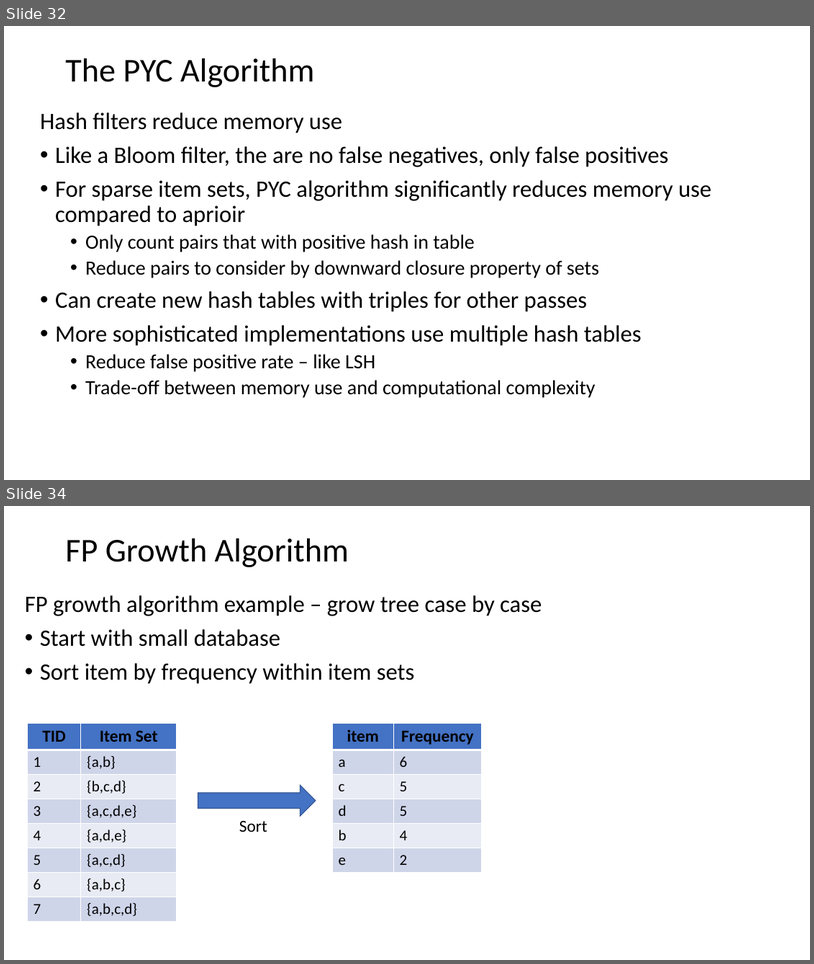
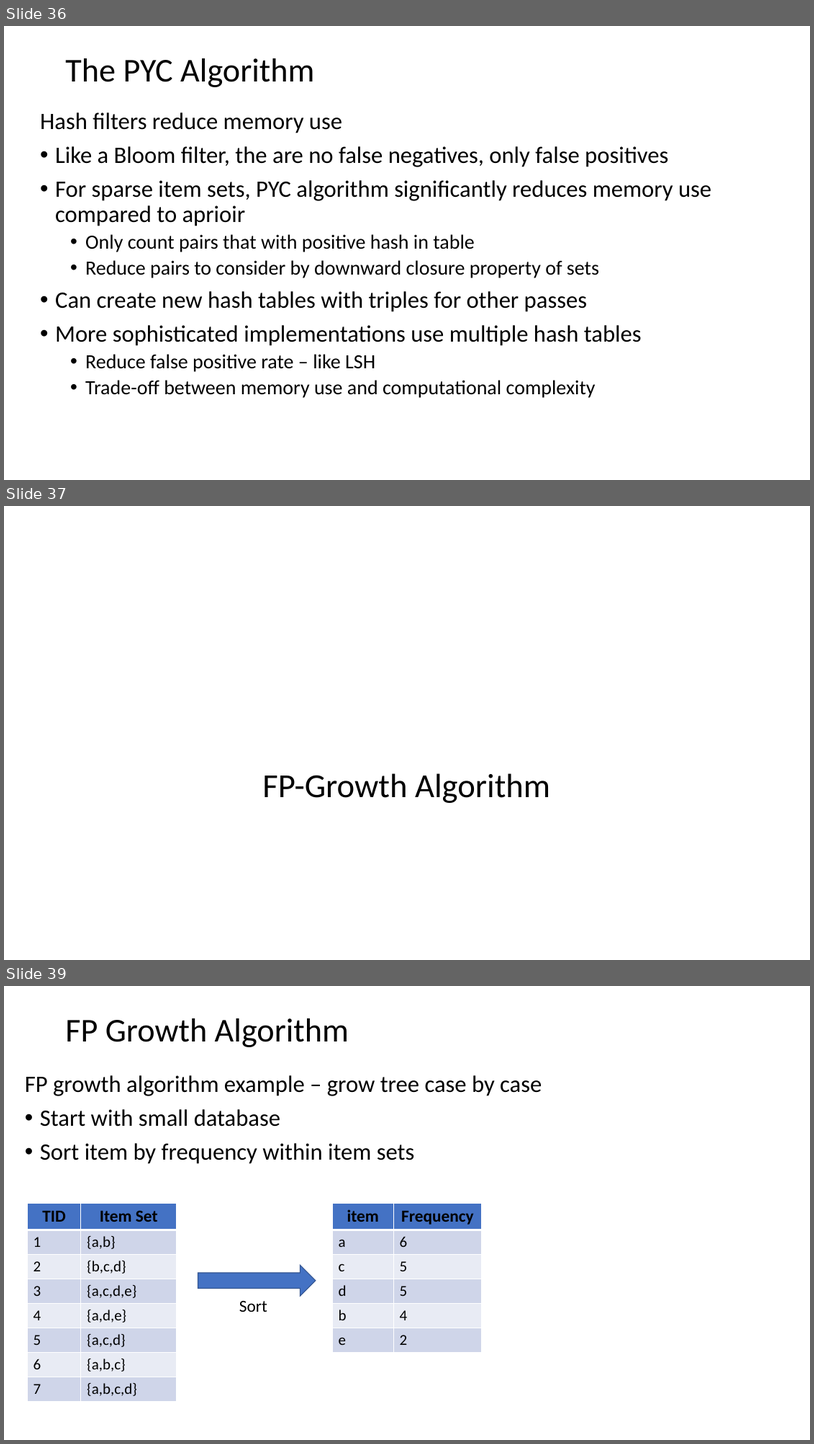
Before and after one commit to StephenElston/CSCI-E-108, a slide deck: slides/11_AssociationsFrequentItems.pptx. Shown one above the other, each under a label of ours: slides 32 and 34 before the commit, slides 36, 37 and 39 after it; the slides between them are not shown. The pictures are 814x964 and 814x1444 pixels, drawn with LibreOffice and Linux fonts; fonts in the diff are those of the drawing. Boxes give left, top, right and bottom in pixels: in the first picture for what was removed or moved away, otherwise in the second. Text is boxed around its words. In the diff, an @@ line names an element or a change of style, - is before the commit and + after.

```diff
--- a/slides/11_AssociationsFrequentItems.pptx
+++ b/slides/11_AssociationsFrequentItems.pptx
@@ slide 37 added at [4, 506, 810, 960], background #FFFFFF @@
@@ title added at [262, 773, 550, 803], 40 pt, text #000000 @@
+FP-Growth Algorithm
@@ what was slide 32 is now slide 36 @@
@@ what was slide 34 is now slide 39 @@
```
Also in this commit, not shown: 7 slides changed, 4 other slides added.
